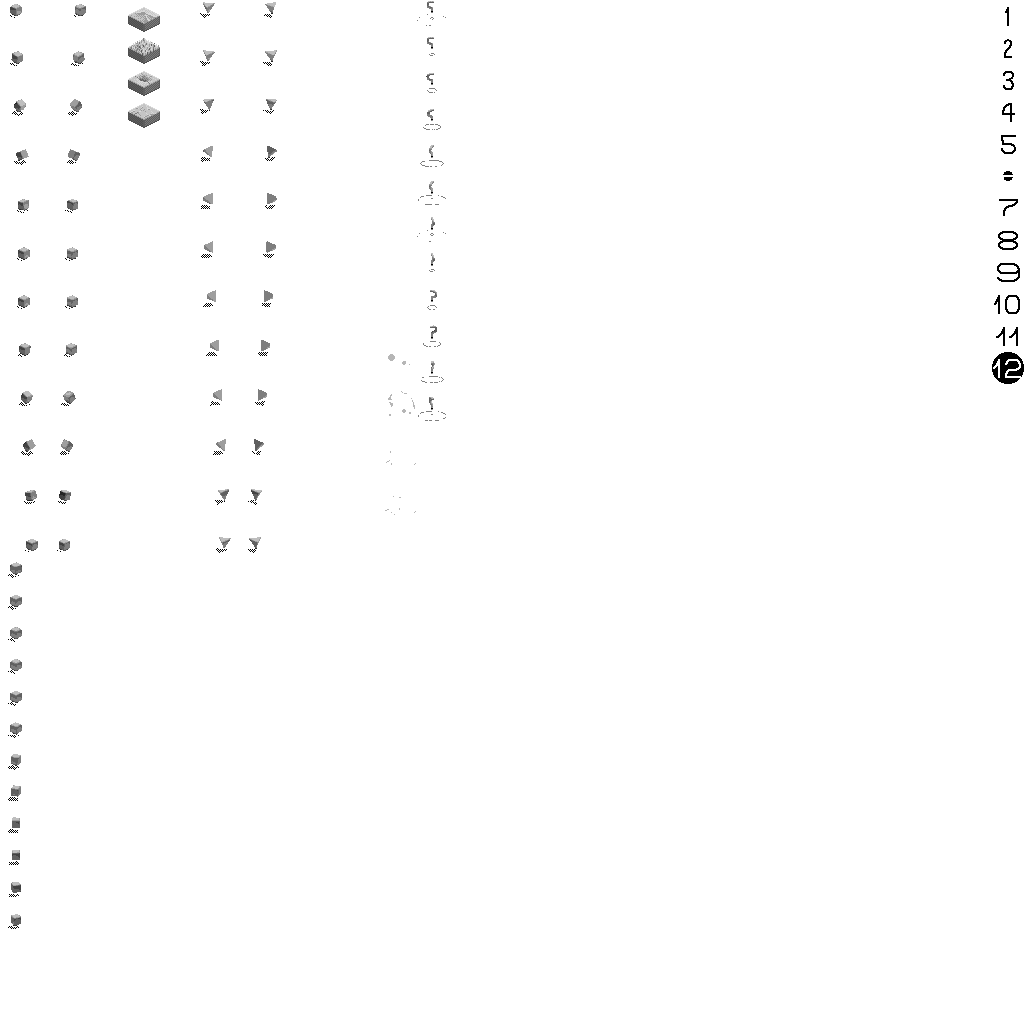
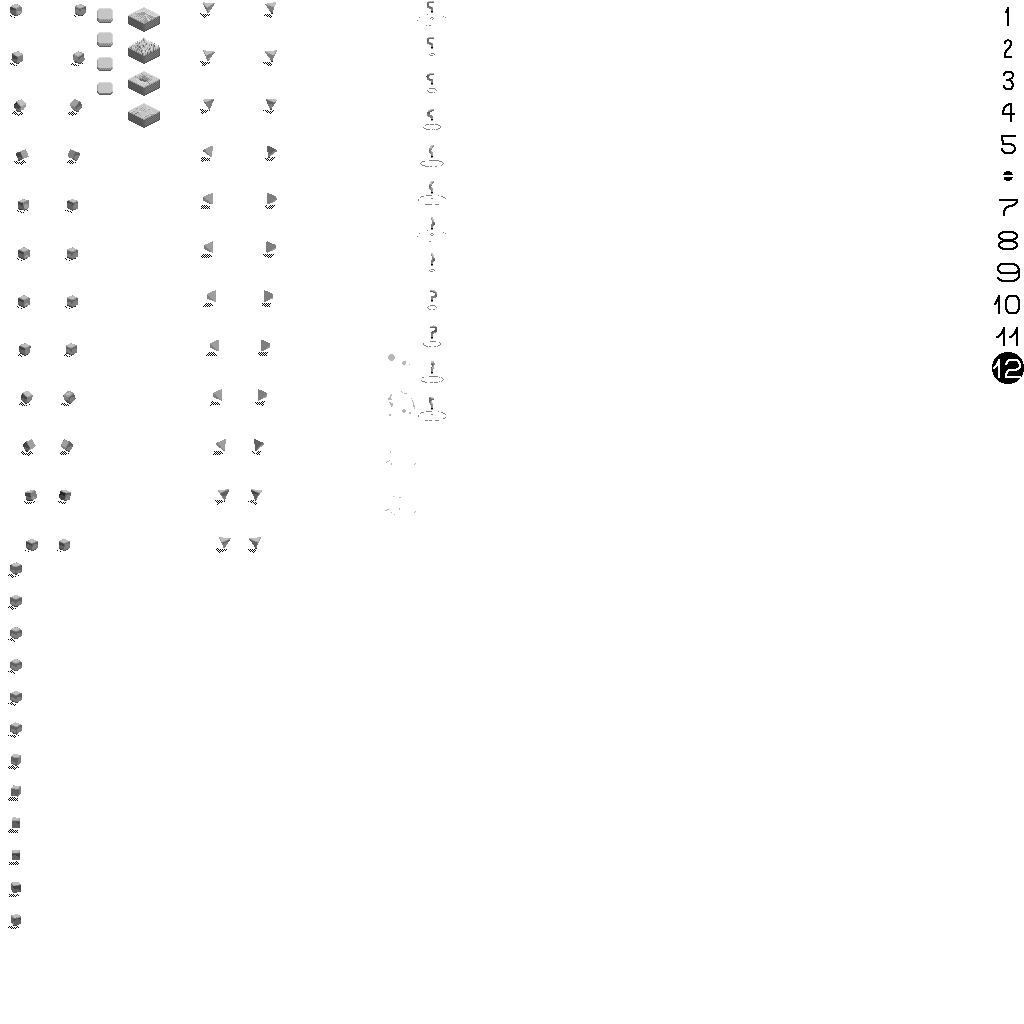
Two versions of the same layered image (1024x1024). Layer-by-layer changes:
pixels changed over [97, 8, 113, 95] (layer not identified)
